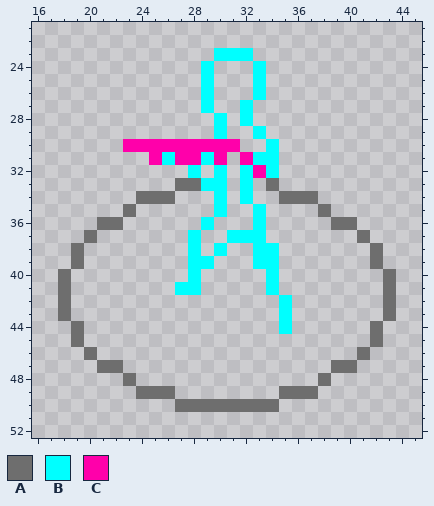
Edited in one commit: pixel-art sprite (sprites/player/p1_stand_W.png). Above, as it was before the edit.
The file is 64x64 pixels. Shown: x 16..45, y 21..52.
Palette (. is transparent): A #6e6e6e  B #00ffff  C #ff00aa
Pixels before, first column x 18:
23 ............BBB...........
24 ...........B...B..........
25 ...........B...B..........
26 ...........B...B..........
27 ...........B..B...........
28 ............B.B...........
29 ............B..B..........
30 .....CCCCCCCCC..B.........
31 .......CBCCBC.CBB.........
32 ..........B.B.BCB.........
33 .........AABB.B.A.........
34 ......AAA...B.B..AAA......
35 .....A......B..B....A.....
36 ...AA......B...B.....AA...
37 ..A.......B..BBB.......A..
38 .A........B.B..BB.......A.
39 .A........BB...BB.......A.
40 A.........B.....B........A
41 A........BB.....B........A
42 A................B.......A
43 A................B.......A
44 .A...............B......A.
45 .A......................A.
46 ..A....................A..
47 ...AA................AA...
48 .....A..............A.....
49 ......AAA........AAA......
50 .........AAAAAAAA.........
After the commit:
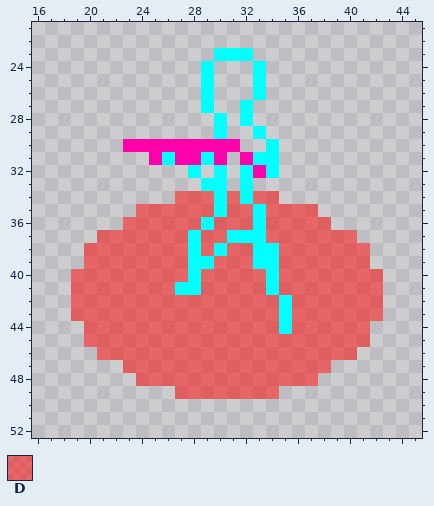
Colours new in this view: D #ff000080
Change:
Changed rows in their new state; - is an unchanged pixel.
first column x 18:
33 ---------..-----.---------
34 ------...DDD-D-DD...------
35 -----.DDDDDD-DD-DDDD.-----
36 ---..DDDDDD-DDD-DDDDD..---
37 --.DDDDDDD-DD---DDDDDDD.--
38 -.DDDDDDDD-D-DD--DDDDDDD.-
39 -.DDDDDDDD--DDD--DDDDDDD.-
40 .DDDDDDDDD-DDDDD-DDDDDDDD.
41 .DDDDDDDD--DDDDD-DDDDDDDD.
42 .DDDDDDDDDDDDDDDD-DDDDDDD.
43 .DDDDDDDDDDDDDDDD-DDDDDDD.
44 -.DDDDDDDDDDDDDDD-DDDDDD.-
45 -.DDDDDDDDDDDDDDDDDDDDDD.-
46 --.DDDDDDDDDDDDDDDDDDDD.--
47 ---..DDDDDDDDDDDDDDDD..---
48 -----.DDDDDDDDDDDDDD.-----
49 ------...DDDDDDDD...------
50 ---------........---------
Pixel boxes of the changes (left, top, right, bottom) in both pictures:
changed: (58, 178, 396, 412)
